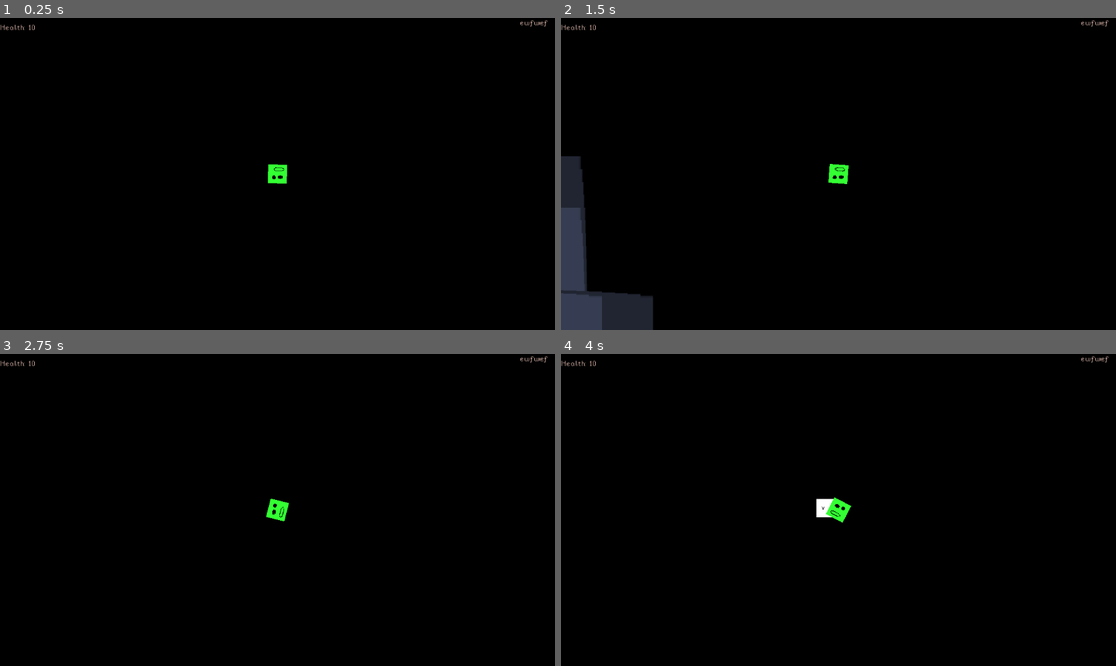
Above: before the commit, frames 1-4 (two rows, left to right).
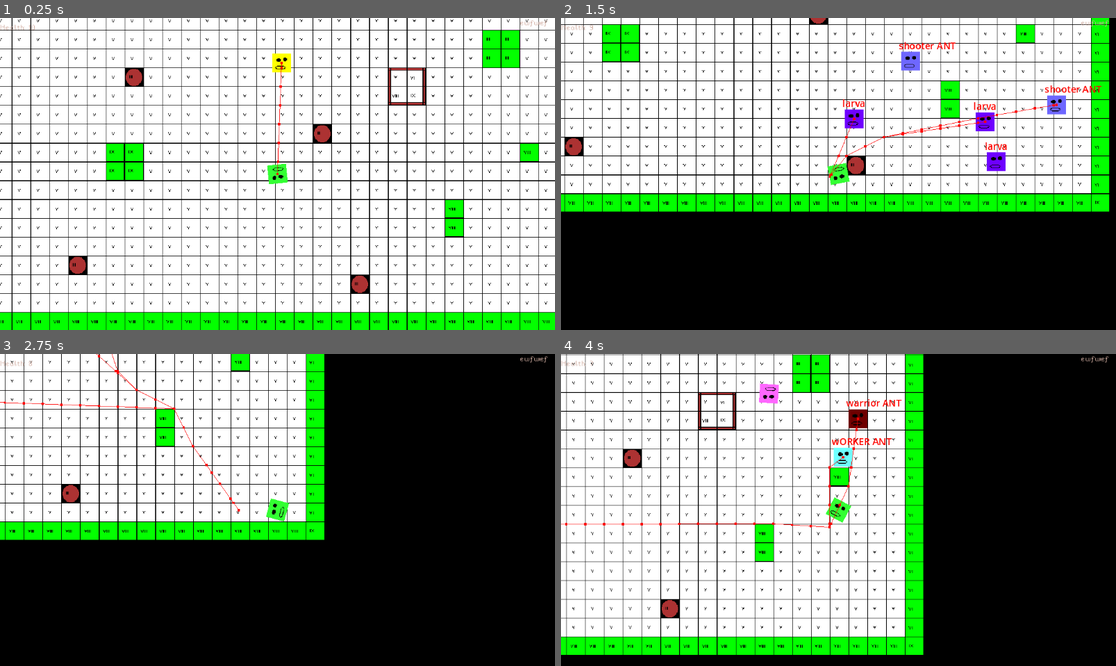
Above: after the commit, the same moments.

Repository: KayCat88/projecte_lliure_PTD
Game: Godot game, scene res://Nodes/Scene nodes/Levels/Tests/test.tscn
Same seed, same stepped clock (60 frames per second), same inputs: the game is played once before the commit and once after it. The engine's default icon, where the game draws it, is replaced by a stand-in: a white triangle on a blue panel in a dark square.
Inputs (mouse positions are in pixels of both pictures, inside the frame that each line leads up to):
- Up to frame 1 (0.25 s): no input
- Up to frame 2 (1.5 s): tap Enter at 0.5 s; move the mouse to (960, 158) at 0.52 s; hold D (right) 0.53-1.28 s; tap J (j) at 0.6 s; tap U (u) at 0.8, 1.35 s; move the mouse to (727, 189) at 1.27 s; hold S (down) from 1.28 s (still down)
- Up to frame 3 (2.75 s): tap J (j) at 1.55 s; move the mouse to (333, 441) at 2.02 s; release S (down) at 2.03 s; hold D (right) from 2.03 s (still down); click (333, 441) at 2.1 s; tap U (u) at 2.3 s
- Up to frame 4 (4 s): move the mouse to (810, 572) at 2.77 s; release D (right) at 2.78 s; hold W (up) 2.78-3.53 s; right-click (810, 572) at 2.85 s; tap J (j) at 3.05, 3.6 s; move the mouse to (1005, 556) at 3.52 s; hold A (left) from 3.53 s (still down); tap U (u) at 3.8 s

The runs differ from the first frame. In frame 1, 97% of the frame differs, in the area x 0-100%, y 0-100%; in frame 2, 62%; in frame 3, 34%; in frame 4, 61%.
Error before the commit: Invalid access to property or key '<PackedScene#-9223372003468114558>' on a base object of type 'Array'. (res://Scripts/Environment/world_managers/enemy_spawn_…

Commit message:
11/12/2024 19:30

Diff:
--- a/Projecte Lliure PTD/Nodes/Entity nodes/Enemies/larva.tscn
+++ b/Projecte Lliure PTD/Nodes/Entity nodes/Enemies/larva.tscn
@@ -1,9 +1,59 @@
-[gd_scene load_steps=2 format=3 uid="uid://co1bd6vpn51jj"]
+[gd_scene load_steps=10 format=3 uid="uid://co1bd6vpn51jj"]
 
 [ext_resource type="Texture2D" uid="uid://cr5634cqj35hc" path="res://Assets/SPRITES/Player/PLAYER.png" id="1_qphhd"]
+[ext_resource type="Script" path="res://Scripts/Enemies/larva.gd" id="1_xigeu"]
+[ext_resource type="PackedScene" uid="uid://bfksmdrg6uq4v" path="res://Nodes/Building nodes/Entity/navigation_agent_2d.tscn" id="3_5scn4"]
+[ext_resource type="PackedScene" uid="uid://csmacf83jh8p6" path="res://Nodes/Building nodes/Entity/Boxes/hitbox.tscn" id="4_f80dp"]
+[ext_resource type="PackedScene" uid="uid://b5nlal8y65mik" path="res://Nodes/Building nodes/Entity/Boxes/hurt_box.tscn" id="5_fkiv8"]
+[ext_resource type="PackedScene" uid="uid://2p0ieeimxtgf" path="res://Nodes/Building nodes/Entity/Managers/health_mananger.tscn" id="6_86l5i"]
+
+[sub_resource type="CircleShape2D" id="CircleShape2D_6y46r"]
+radius = 17.5
+
+[sub_resource type="CircleShape2D" id="CircleShape2D_p4pye"]
+radius = 11.0454
+
+[sub_resource type="CircleShape2D" id="CircleShape2D_xcjfs"]
+radius = 25.0
 
 [node name="larva" type="CharacterBody2D"]
+collision_layer = 8
+collision_mask = 10
+script = ExtResource("1_xigeu")
 
 [node name="Player" type="Sprite2D" parent="."]
 self_modulate = Color(0.431373, 0, 1, 1)
 texture = ExtResource("1_qphhd")
+
+[node name="NavigationAgent2D" parent="." node_paths=PackedStringArray("enemy_parent") instance=ExtResource("3_5scn4")]
+enemy_parent = NodePath("..")
+
+[node name="CollisionShape2D" type="CollisionShape2D" parent="."]
+position = Vector2(0.5, 0)
+shape = SubResource("CircleShape2D_6y46r")
+
+[node name="Hitbox" parent="." node_paths=PackedStringArray("collider") instance=ExtResource("4_f80dp")]
+damage = 0.0
+collider = NodePath("CollisionShape2D")
+damage_cooldown_setter = 1
+
+[node name="CollisionShape2D" type="CollisionShape2D" parent="Hitbox"]
+position = Vector2(38, 0)
+shape = SubResource("CircleShape2D_p4pye")
+
+[node name="hurt_box" parent="." node_paths=PackedStringArray("health_m") instance=ExtResource("5_fkiv8")]
+health_m = NodePath("../health_mananger")
+
+[node name="CollisionShape2D" type="CollisionShape2D" parent="hurt_box"]
+shape = SubResource("CircleShape2D_xcjfs")
+
+[node name="health_mananger" parent="." instance=ExtResource("6_86l5i")]
+health = 1
+
+[node name="Label" type="Label" parent="."]
+self_modulate = Color(1, 0.0196078, 0, 1)
+offset_left = -20.0
+offset_top = -38.0
+offset_right = 20.0
+offset_bottom = -15.0
+text = "larva"
--- a/Projecte Lliure PTD/Nodes/Entity nodes/Enemies/shooter_ant.tscn
+++ b/Projecte Lliure PTD/Nodes/Entity nodes/Enemies/shooter_ant.tscn
@@ -1,9 +1,59 @@
-[gd_scene load_steps=2 format=3 uid="uid://dufc48wtwnjwi"]
+[gd_scene load_steps=10 format=3 uid="uid://dufc48wtwnjwi"]
 
+[ext_resource type="Script" path="res://Scripts/Enemies/shooter_ant.gd" id="1_fu7r2"]
 [ext_resource type="Texture2D" uid="uid://cr5634cqj35hc" path="res://Assets/SPRITES/Player/PLAYER.png" id="1_tcr01"]
+[ext_resource type="PackedScene" uid="uid://bfksmdrg6uq4v" path="res://Nodes/Building nodes/Entity/navigation_agent_2d.tscn" id="3_2yjda"]
+[ext_resource type="PackedScene" uid="uid://csmacf83jh8p6" path="res://Nodes/Building nodes/Entity/Boxes/hitbox.tscn" id="4_i5wuw"]
+[ext_resource type="PackedScene" uid="uid://b5nlal8y65mik" path="res://Nodes/Building nodes/Entity/Boxes/hurt_box.tscn" id="5_whq5w"]
+[ext_resource type="PackedScene" uid="uid://2p0ieeimxtgf" path="res://Nodes/Building nodes/Entity/Managers/health_mananger.tscn" id="6_m8k7k"]
+
+[sub_resource type="CircleShape2D" id="CircleShape2D_1rfpm"]
+radius = 17.5
+
+[sub_resource type="CircleShape2D" id="CircleShape2D_vgv36"]
+radius = 11.0454
+
+[sub_resource type="CircleShape2D" id="CircleShape2D_7b6t6"]
+radius = 25.0
 
 [node name="shooter_ant" type="CharacterBody2D"]
+collision_layer = 8
+collision_mask = 10
+script = ExtResource("1_fu7r2")
 
 [node name="Player" type="Sprite2D" parent="."]
 self_modulate = Color(0.431373, 0.403922, 1, 1)
 texture = ExtResource("1_tcr01")
+
+[node name="NavigationAgent2D" parent="." node_paths=PackedStringArray("enemy_parent") instance=ExtResource("3_2yjda")]
+enemy_parent = NodePath("..")
+
+[node name="CollisionShape2D" type="CollisionShape2D" parent="."]
+position = Vector2(0.5, 0)
+shape = SubResource("CircleShape2D_1rfpm")
+
+[node name="Hitbox" parent="." node_paths=PackedStringArray("collider") instance=ExtResource("4_i5wuw")]
+damage = 0.0
+collider = NodePath("CollisionShape2D")
+damage_cooldown_setter = 1
+
+[node name="CollisionShape2D" type="CollisionShape2D" parent="Hitbox"]
+position = Vector2(38, 0)
+shape = SubResource("CircleShape2D_vgv36")
+
+[node name="hurt_box" parent="." node_paths=PackedStringArray("health_m") instance=ExtResource("5_whq5w")]
+health_m = NodePath("../health_mananger")
+
+[node name="CollisionShape2D" type="CollisionShape2D" parent="hurt_box"]
+shape = SubResource("CircleShape2D_7b6t6")
+
+[node name="health_mananger" parent="." instance=ExtResource("6_m8k7k")]
+health = 1
+
+[node name="Label" type="Label" parent="."]
+self_modulate = Color(1, 0.0196078, 0, 1)
+offset_left = -20.0
+offset_top = -38.0
+offset_right = 20.0
+offset_bottom = -15.0
+text = "shooter ANT"
--- a/Projecte Lliure PTD/Nodes/Entity nodes/Enemies/test_enemy.tscn
+++ b/Projecte Lliure PTD/Nodes/Entity nodes/Enemies/test_enemy.tscn
@@ -18,7 +18,7 @@
 
 [node name="test_enemy" type="CharacterBody2D"]
 collision_layer = 8
-collision_mask = 7
+collision_mask = 9
 motion_mode = 1
 wall_min_slide_angle = 0.0
 script = ExtResource("1_743gr")
--- a/Projecte Lliure PTD/Nodes/Entity nodes/Enemies/warrior_ant.tscn
+++ b/Projecte Lliure PTD/Nodes/Entity nodes/Enemies/warrior_ant.tscn
@@ -1,9 +1,59 @@
-[gd_scene load_steps=2 format=3 uid="uid://dbo3et83fhbve"]
+[gd_scene load_steps=10 format=3 uid="uid://dbo3et83fhbve"]
 
+[ext_resource type="Script" path="res://Scripts/Enemies/warrior_ant.gd" id="1_1hmr1"]
 [ext_resource type="Texture2D" uid="uid://cr5634cqj35hc" path="res://Assets/SPRITES/Player/PLAYER.png" id="1_ludys"]
+[ext_resource type="PackedScene" uid="uid://bfksmdrg6uq4v" path="res://Nodes/Building nodes/Entity/navigation_agent_2d.tscn" id="3_gyxnl"]
+[ext_resource type="PackedScene" uid="uid://csmacf83jh8p6" path="res://Nodes/Building nodes/Entity/Boxes/hitbox.tscn" id="4_hompq"]
+[ext_resource type="PackedScene" uid="uid://b5nlal8y65mik" path="res://Nodes/Building nodes/Entity/Boxes/hurt_box.tscn" id="5_fnsrv"]
+[ext_resource type="PackedScene" uid="uid://2p0ieeimxtgf" path="res://Nodes/Building nodes/Entity/Managers/health_mananger.tscn" id="6_cgfgv"]
+
+[sub_resource type="CircleShape2D" id="CircleShape2D_8ufra"]
+radius = 17.5
+
+[sub_resource type="CircleShape2D" id="CircleShape2D_7qcip"]
+radius = 11.0454
+
+[sub_resource type="CircleShape2D" id="CircleShape2D_rv26j"]
+radius = 25.0
 
 [node name="warrior_ant" type="CharacterBody2D"]
+collision_layer = 8
+collision_mask = 10
+script = ExtResource("1_1hmr1")
 
 [node name="Player" type="Sprite2D" parent="."]
 self_modulate = Color(0.431373, 0, 0, 1)
 texture = ExtResource("1_ludys")
+
+[node name="NavigationAgent2D" parent="." node_paths=PackedStringArray("enemy_parent") instance=ExtResource("3_gyxnl")]
+enemy_parent = NodePath("..")
+
+[node name="CollisionShape2D" type="CollisionShape2D" parent="."]
+position = Vector2(0.5, 0)
+shape = SubResource("CircleShape2D_8ufra")
+
+[node name="Hitbox" parent="." node_paths=PackedStringArray("collider") instance=ExtResource("4_hompq")]
+damage = 0.0
+collider = NodePath("CollisionShape2D")
+damage_cooldown_setter = 1
+
+[node name="CollisionShape2D" type="CollisionShape2D" parent="Hitbox"]
+position = Vector2(38, 0)
+shape = SubResource("CircleShape2D_7qcip")
+
+[node name="hurt_box" parent="." node_paths=PackedStringArray("health_m") instance=ExtResource("5_fnsrv")]
+health_m = NodePath("../health_mananger")
+
+[node name="CollisionShape2D" type="CollisionShape2D" parent="hurt_box"]
+shape = SubResource("CircleShape2D_rv26j")
+
+[node name="health_mananger" parent="." instance=ExtResource("6_cgfgv")]
+health = 1
+
+[node name="Label" type="Label" parent="."]
+self_modulate = Color(1, 0.0196078, 0, 1)
+offset_left = -20.0
+offset_top = -38.0
+offset_right = 20.0
+offset_bottom = -15.0
+text = "warrior ANT"
--- a/Projecte Lliure PTD/Nodes/Entity nodes/Enemies/worker_ant.tscn
+++ b/Projecte Lliure PTD/Nodes/Entity nodes/Enemies/worker_ant.tscn
@@ -1,11 +1,59 @@
-[gd_scene load_steps=3 format=3 uid="uid://4k2fpfh1flas"]
+[gd_scene load_steps=10 format=3 uid="uid://4k2fpfh1flas"]
 
 [ext_resource type="Script" path="res://Scripts/Enemies/worker_ant.gd" id="1_cuxhd"]
 [ext_resource type="Texture2D" uid="uid://cr5634cqj35hc" path="res://Assets/SPRITES/Player/PLAYER.png" id="2_tdffd"]
+[ext_resource type="PackedScene" uid="uid://bfksmdrg6uq4v" path="res://Nodes/Building nodes/Entity/navigation_agent_2d.tscn" id="3_lakqw"]
+[ext_resource type="PackedScene" uid="uid://csmacf83jh8p6" path="res://Nodes/Building nodes/Entity/Boxes/hitbox.tscn" id="4_mwpvh"]
+[ext_resource type="PackedScene" uid="uid://b5nlal8y65mik" path="res://Nodes/Building nodes/Entity/Boxes/hurt_box.tscn" id="5_m4erf"]
+[ext_resource type="PackedScene" uid="uid://2p0ieeimxtgf" path="res://Nodes/Building nodes/Entity/Managers/health_mananger.tscn" id="6_i80v2"]
+
+[sub_resource type="CircleShape2D" id="CircleShape2D_5rr3x"]
+radius = 17.5
+
+[sub_resource type="CircleShape2D" id="CircleShape2D_wtpao"]
+radius = 11.0454
+
+[sub_resource type="CircleShape2D" id="CircleShape2D_46nlx"]
+radius = 25.0
 
 [node name="worker_ant" type="CharacterBody2D"]
+collision_layer = 8
+collision_mask = 10
 script = ExtResource("1_cuxhd")
 
 [node name="Player" type="Sprite2D" parent="."]
 self_modulate = Color(0.431373, 1, 1, 1)
 texture = ExtResource("2_tdffd")
+
+[node name="NavigationAgent2D" parent="." node_paths=PackedStringArray("enemy_parent") instance=ExtResource("3_lakqw")]
+enemy_parent = NodePath("..")
+
+[node name="CollisionShape2D" type="CollisionShape2D" parent="."]
+position = Vector2(0.5, 0)
+shape = SubResource("CircleShape2D_5rr3x")
+
+[node name="Hitbox" parent="." node_paths=PackedStringArray("collider") instance=ExtResource("4_mwpvh")]
+damage = 0.0
+collider = NodePath("CollisionShape2D")
+damage_cooldown_setter = 1
+
+[node name="CollisionShape2D" type="CollisionShape2D" parent="Hitbox"]
+position = Vector2(38, 0)
+shape = SubResource("CircleShape2D_wtpao")
+
+[node name="hurt_box" parent="." node_paths=PackedStringArray("health_m") instance=ExtResource("5_m4erf")]
+health_m = NodePath("../health_mananger")
+
+[node name="CollisionShape2D" type="CollisionShape2D" parent="hurt_box"]
+shape = SubResource("CircleShape2D_46nlx")
+
+[node name="health_mananger" parent="." instance=ExtResource("6_i80v2")]
+health = 1
+
+[node name="Label" type="Label" parent="."]
+self_modulate = Color(1, 0.0196078, 0, 1)
+offset_left = -20.0
+offset_top = -38.0
+offset_right = 20.0
+offset_bottom = -15.0
+text = "wORKER ANT"
--- a/Projecte Lliure PTD/Nodes/Entity nodes/Player/ball.tscn
+++ b/Projecte Lliure PTD/Nodes/Entity nodes/Player/ball.tscn
@@ -16,7 +16,7 @@
 
 [node name="ball" type="CharacterBody2D"]
 collision_layer = 4
-collision_mask = 10
+collision_mask = 2
 motion_mode = 1
 script = ExtResource("1_5g5p2")
 
--- a/Projecte Lliure PTD/Nodes/Scene nodes/Levels/Tests/test.tscn
+++ b/Projecte Lliure PTD/Nodes/Scene nodes/Levels/Tests/test.tscn
@@ -35,7 +35,7 @@
 texture = SubResource("NoiseTexture2D_6mv64")
 
 [node name="Player" parent="." groups=["PLAYER"] instance=ExtResource("1_6bkv6")]
-position = Vector2(5082, 153)
+position = Vector2(4902, -525)
 
 [node name="Area2D" type="Area2D" parent="." groups=["ENEMIES"]]
 
--- a/Projecte Lliure PTD/Scripts/Building nodes/Entity/Boxes/hitbox.gd
+++ b/Projecte Lliure PTD/Scripts/Building nodes/Entity/Boxes/hitbox.gd
@@ -7,7 +7,7 @@
 @export var damage_cooldown_setter = 0
 # Called when the node enters the scene tree for the first time.
 func _ready():
-	pass # Replace with function body.
+	pass
 
 
 # Called every frame. 'delta' is the elapsed time since the previous frame.
--- a/Projecte Lliure PTD/Scripts/Building nodes/Entity/navigation_agent_2d.gd
+++ b/Projecte Lliure PTD/Scripts/Building nodes/Entity/navigation_agent_2d.gd
@@ -1,7 +1,7 @@
 extends NavigationAgent2D
 var player_target : player
 @export var enemy_parent : enemy
-@export var speed : float = 100
+@export var speed : float = 0
 
 # Called when the node enters the scene tree for the first time.
 func _ready():
--- /dev/null
+++ b/Projecte Lliure PTD/Scripts/Enemies/larva.gd
@@ -0,0 +1,12 @@
+extends enemy
+
+
+
+
+
+
+func _physics_process(delta):
+	# Add the gravity.
+
+
+	move_and_slide()
--- /dev/null
+++ b/Projecte Lliure PTD/Scripts/Enemies/shooter_ant.gd
@@ -0,0 +1,12 @@
+extends enemy
+
+
+
+
+
+
+func _physics_process(delta):
+	# Add the gravity.
+
+
+	move_and_slide()
--- /dev/null
+++ b/Projecte Lliure PTD/Scripts/Enemies/warrior_ant.gd
@@ -0,0 +1,12 @@
+extends enemy
+
+
+
+
+
+
+func _physics_process(delta):
+	# Add the gravity.
+
+
+	move_and_slide()
--- a/Projecte Lliure PTD/Scripts/Environment/test_tilemap.gd
+++ b/Projecte Lliure PTD/Scripts/Environment/test_tilemap.gd
@@ -8,7 +8,4 @@
 
 # Called every frame. 'delta' is the elapsed time since the previous frame.
 func _process(delta):
-	var mouse_pos = get_global_mouse_position()
-	var tile_mouse_pos = local_to_map(mouse_pos)
-	if Input.is_action_just_pressed("j"):
-		set_cell(0, tile_mouse_pos, 1, Vector2i(1, 1))
+	pass
--- a/Projecte Lliure PTD/Scripts/Environment/world_managers/enemy_spawn_manager.gd
+++ b/Projecte Lliure PTD/Scripts/Environment/world_managers/enemy_spawn_manager.gd
@@ -12,7 +12,8 @@
 
 #variables from this node
 var waves : int
-var credits : int = 10
+var credits : int = 5
+
 var low_tier_enemy_cost : int = 1
 var high_tier_enemy_cost : int = 2
 var next_enemy_tier_value : int
@@ -22,7 +23,7 @@
 
 var low_tier_enemies : Array
 var high_tier_enemies : Array
-var enemies_to_spawn_in_this_wave : Array
+var enemies_to_spawn_in_this_wave : Array[PackedScene]
 
 #enemy scenes to spawn
 var worker_ant_spawn : PackedScene = preload("res://Nodes/Entity nodes/Enemies/worker_ant.tscn")
@@ -42,7 +43,11 @@
 # Called every frame. 'delta' is the elapsed time since the previous frame.
 func _process(delta):
 	if Input.is_action_just_pressed("u"):
+		determine_enemy_spawns()
 		spawn_enemy_wave()
+	if Input.is_action_just_pressed("j"):
+		debug_clear_enemies()
+
 
 func calculate_wave_and_credit_numbers():
 	waves = difficulty_tier * difficulty_multiplier
@@ -64,7 +69,15 @@
 			credits-=low_tier_enemy_cost
 
 func spawn_enemy_wave():
-	for i in enemies_to_spawn_in_this_wave:
-		var enemy_spawn_instance = enemies_to_spawn_in_this_wave[i].instantiate()
+	for enemy_spawn in enemies_to_spawn_in_this_wave:
+		var enemy_spawn_instance = enemy_spawn.instantiate()
 		get_parent().add_child(enemy_spawn_instance)
-		enemy_spawn_instance.global_position = Vector2(randi_range(4800, 5300), randi_range(0, 300))
+		enemy_spawn_instance.global_position = Vector2(randi_range(4400, 5400), randi_range(-850, -300))
+		enemy_spawn_instance.get_player_info_at_spawn()
+	credits = 5
+	enemies_to_spawn_in_this_wave.clear()
+
+func debug_clear_enemies():
+	for enemy_to_clear in get_parent().get_children():
+		if enemy_to_clear is enemy:
+			enemy_to_clear.queue_free()
--- a/Projecte Lliure PTD/Scripts/Player/catchable_box.gd
+++ b/Projecte Lliure PTD/Scripts/Player/catchable_box.gd
@@ -4,7 +4,7 @@
 @onready var collision_shape_2d = $CollisionShape2D
 var disabled_timer = 0.3
 var redirection_strenght = 300
-var bounce_boost = 1.5
+var bounce_boost = 2
 # Called when the node enters the scene tree for the first time.
 
 
